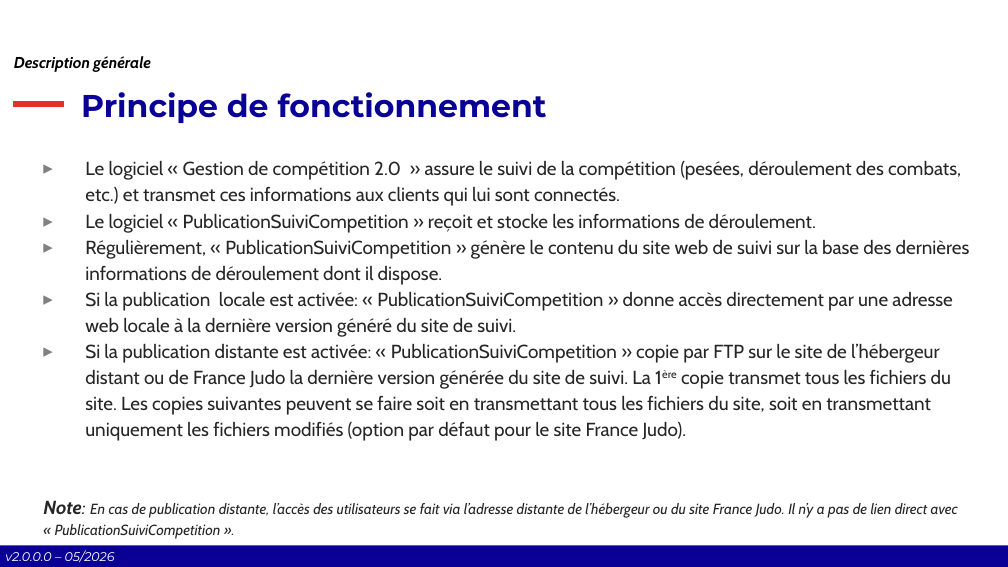
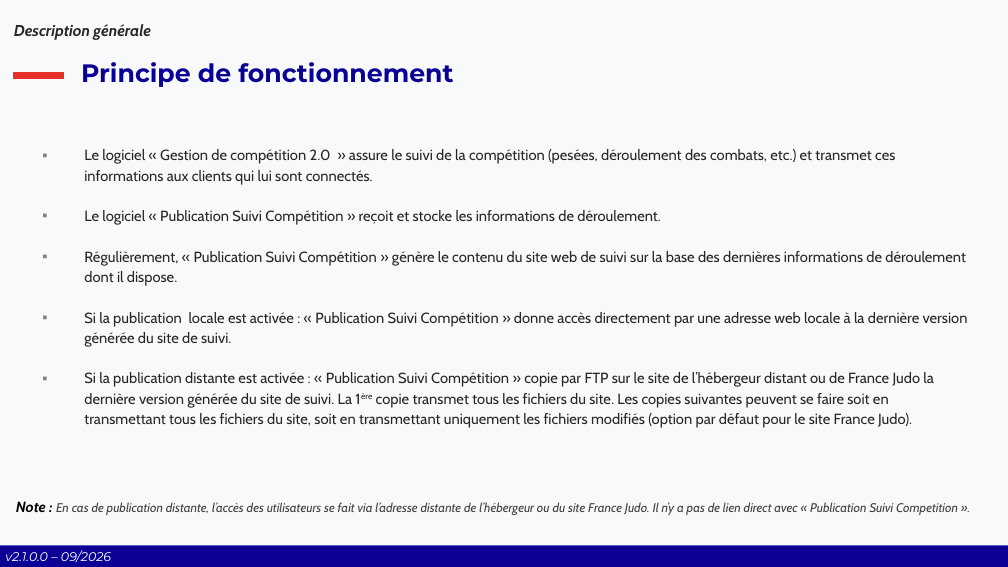
Before and after one commit to Comite-Rhone-Judo/PublicationSuiviCompetition, a slide deck: slide 6 of AppPublication/Documentation/PublicationSuiviCompetition - Manuel d'utilisation.pptx. Drawn at 1008x567 pixels with LibreOffice and Linux fonts; fonts in the diff are those of the drawing; background and template pictures are left out. Boxes give left, top, right and bottom in pixels: in the first picture for what was removed or moved away, otherwise in the second. Text is boxed around its words. In the diff, an @@ line names an element or a change of style, - is before the commit and + after.

Commit message:
Tri phases + ordre XML, corrections XAML & ergonomie
- Ajout du tri des phases et de l'attribut "ordre" dans l'export XML (ExportXML.cs, Phase.cs, ConstantXML.cs)
- Mise à jour de l'XSLT avancement_site.xslt pour affichage ordonné et ergonomique des phases
- Harmonisation des libellés, info-bulles et textes dans les vues XAML (cohérence typographique, accents, espaces)
- Correction de l'auto-refresh JS pour éviter le rechargement intempestif
- Ajustement de la hauteur de RechercheServer.xaml
- Uniformisation des boutons "OK" dans les dialogues

```diff
--- a/AppPublication/Documentation/PublicationSuiviCompetition - Manuel d'utilisation.pptx
+++ b/AppPublication/Documentation/PublicationSuiviCompetition - Manuel d'utilisation.pptx
@@ background #FFFFFF to #F8F9FA @@
@@ text "Description générale": place and size @@
-text "Description générale" at box(14, 56, 151, 72)
+text "Description générale" at box(14, 24, 151, 40)
@@ text "Description générale" at box(14, 24, 151, 40): text colour #000000 to #262626 @@
@@ title "Principe de fonctionnement": place and size @@
-title "Principe de fonctionnement" at box(81, 92, 547, 123)
+title "Principe de fonctionnement" at box(81, 62, 453, 87)
@@ title "Principe de fonctionnement" at box(81, 62, 453, 87): size 30 to 24 pt; vertical alignment bottom to middle @@
@@ line moved from (14, 104) - (64, 104) to (14, 76) - (64, 76) @@
@@ rectangle removed at box(227, 116, 782, 450) @@
@@ text "Le logiciel « Gestion de ...": place and size @@
-text "Le logiciel « Gestion de ..." at box(43, 161, 970, 539)
+text "Le logiciel « Gestion de ..." at box(84, 149, 968, 428)
@@ text at box(84, 149, 895, 185): size 18 to 14 pt in "Le logiciel « Gestion de compétition 2.0 ..."; bullet ▸ to ▪ @@
@@ text at box(84, 210, 968, 428): text changed; size 18 to 14 pt @@
-▸ Le logiciel « PublicationSuiviCompetition » reçoit et stocke les informations de déroulement.
-▸ Régulièrement, « PublicationSuiviCompetition » génère le contenu du site web de suivi sur la base des dernières informations de déroulement dont il dispose.
-▸ Si la publication locale est activée: « PublicationSuiviCompetition » donne accès directement par une adresse web locale à la dernière version généré du site de suivi.
-▸ Si la publication distante est activée: « PublicationSuiviCompetition » copie par FTP sur le site de l’hébergeur distant ou de France Judo la dernière version générée du site de suivi. La 1ère copie transmet tous les fichiers du site. Les copies suivantes peuvent se faire soit en transmettant tous les fichiers du site, soit en transmettant uniquement les fichiers modifiés (option par défaut pour le site France Judo).
-Note: En cas de publication distante, l’accès des utilisateurs se fait via l’adresse distante de l’hébergeur ou du site France Judo. Il n’y a pas de lien direct avec « PublicationSuiviCompetition ».
+▪ Le logiciel « Publication Suivi Compétition » reçoit et stocke les informations de déroulement.
+▪ Régulièrement, « Publication Suivi Compétition » génère le contenu du site web de suivi sur la base des dernières informations de déroulement dont il dispose.
+▪ Si la publication locale est activée : « Publication Suivi Compétition » donne accès directement par une adresse web locale à la dernière version générée du site de suivi.
+▪ Si la publication distante est activée : « Publication Suivi Compétition » copie par FTP sur le site de l’hébergeur distant ou de France Judo la dernière version générée du site de suivi. La 1ère copie transmet tous les fichiers du site. Les copies suivantes peuvent se faire soit en transmettant tous les fichiers du site, soit en transmettant uniquement les fichiers modifiés (option par défaut pour le site France Judo).
@@ text added at box(16, 501, 958, 515), 12 pt, text #404040, italic @@
+Note : En cas de publication distante, l’accès des utilisateurs se fait via l’adresse distante de l’hébergeur ou du site France Judo. Il n’y a pas de lien direct avec « Publication Suivi Competition ».
@@ text at box(5, 550, 111, 563): text changed @@
-v2.0.0.0 – 05/2026
+v2.1.0.0 – 09/2026
```
Also in this commit, not shown: 51 other slides changed, 4 slides added, 1 slide removed, 16 other files.
